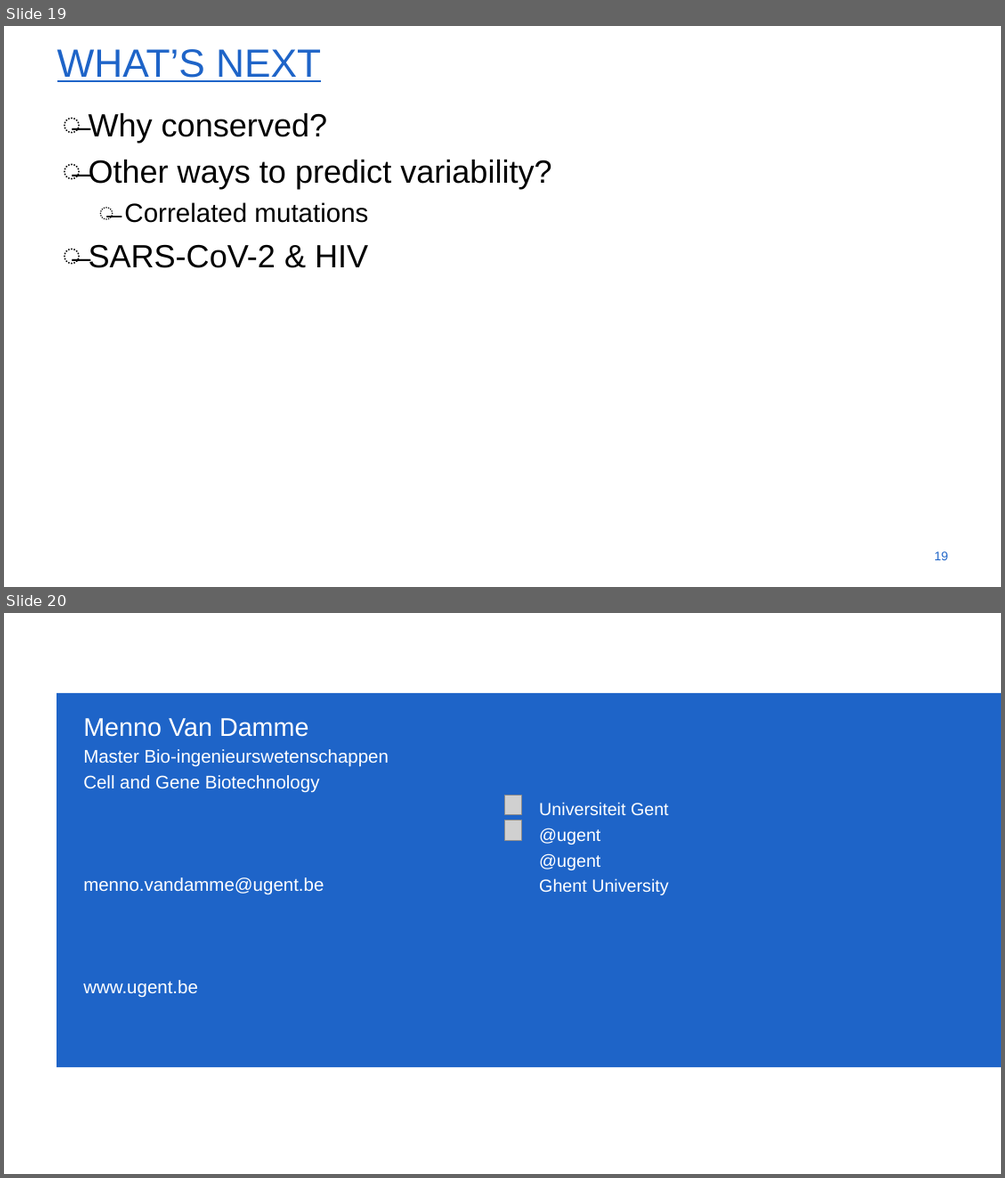
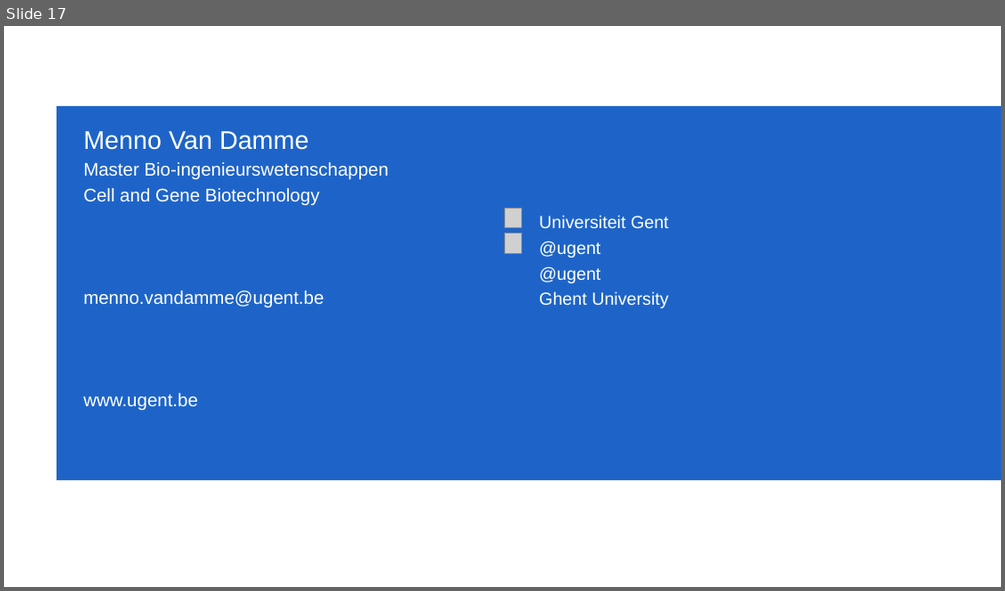
Before and after one commit to menvdamm/MScThesis, a slide deck: Masterthesis_Menno_Van_Damme.pptx. Shown one above the other, each under a label of ours: slides 19 and 20 before the commit, slide 17 after it. The pictures are 1005x1178 and 1005x591 pixels, drawn with LibreOffice and Linux fonts; fonts in the diff are those of the drawing; grey boxes stand for pictures; background and template pictures are left out. Boxes give left, top, right and bottom in pixels: in the first picture for what was removed or moved away, otherwise in the second. Text is boxed around its words. In the diff, an @@ line names an element or a change of style, - is before the commit and + after.

```diff
--- a/Masterthesis_Menno_Van_Damme.pptx
+++ b/Masterthesis_Menno_Van_Damme.pptx
@@ slide 19 removed at [4,26,1001,587], background #FFFFFF @@
@@ title removed at [57,49,321,82] @@
-WHAT’S NEXT
@@ text removed at [89,113,551,268] @@
-̶ Why conserved?
-̶ Other ways to predict variability?
-  ̶ Correlated mutations
-̶ SARS-CoV-2 & HIV
@@ page number removed at [934,551,948,560] @@
-19
@@ what was slide 20 is now slide 17 @@
```
Also in this commit, not shown: 7 slides changed, 8 slides added, 10 other slides removed.
